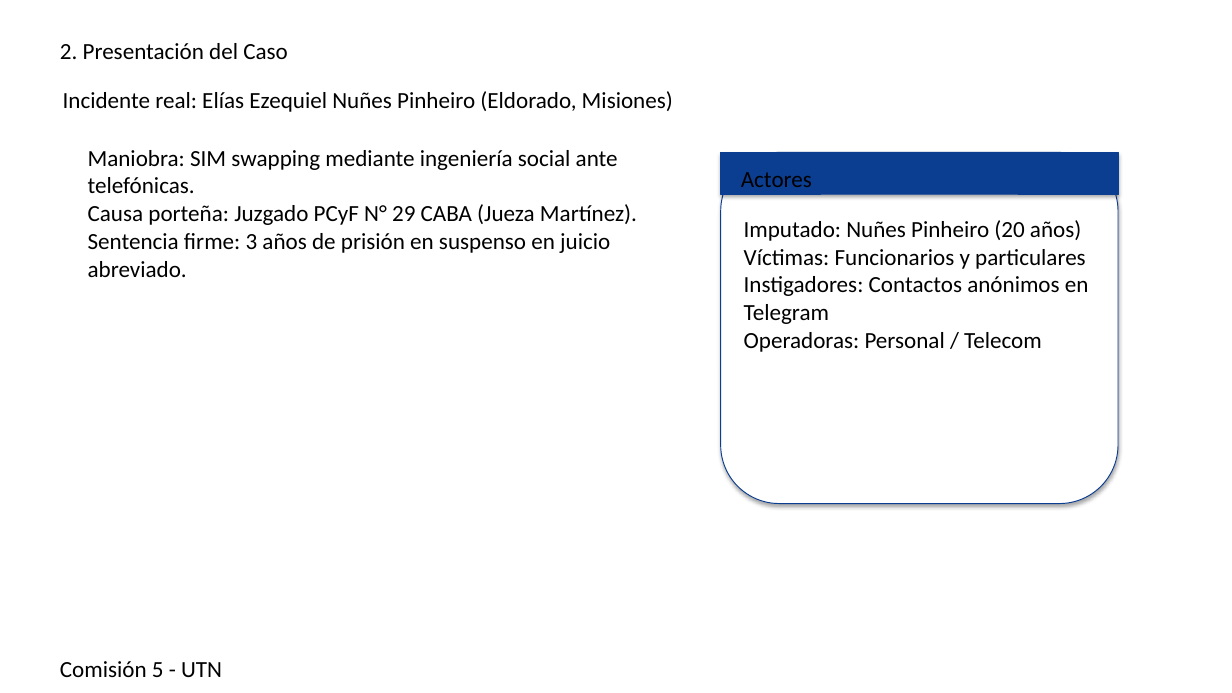
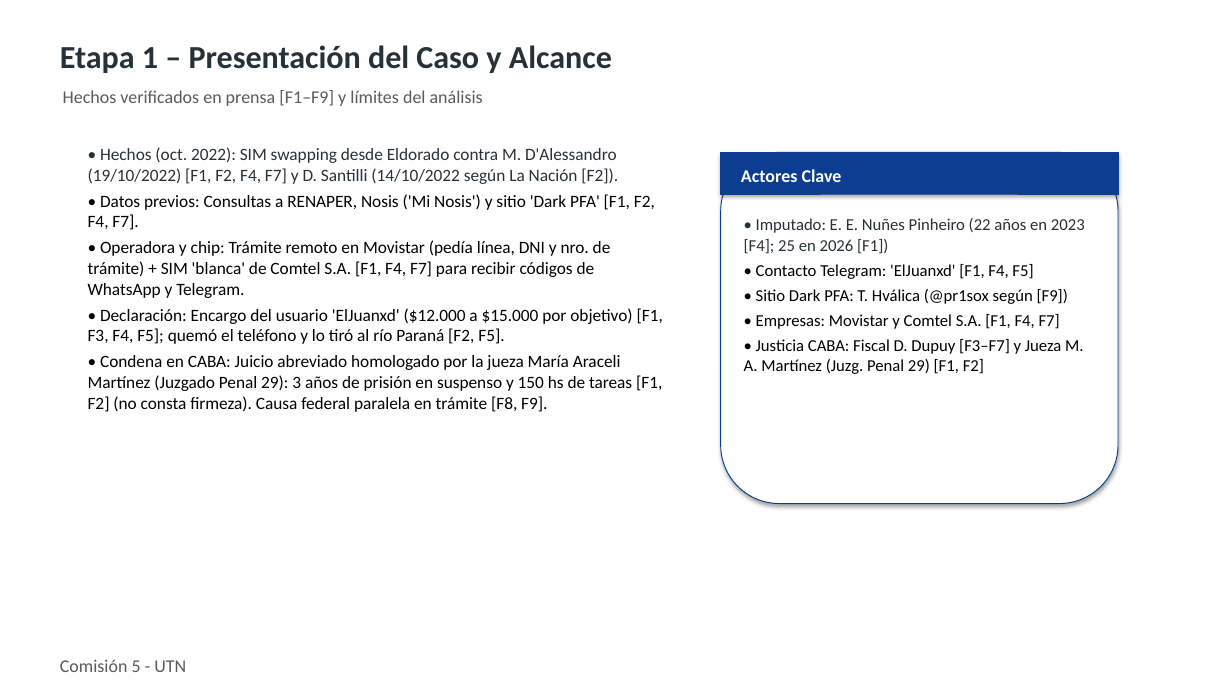
Before and after one commit to GonzaVega/TPI-Legislacion, a slide deck: slide 3 of resolucion-consignas/presentacion-y-guion/Presentacion_TPI_Eje1.pptx. Drawn at 1232x693 pixels with LibreOffice and Linux fonts; fonts in the diff are those of the drawing. Boxes give left, top, right and bottom in pixels: in the first picture for what was removed or moved away, otherwise in the second. Text is boxed around its words. In the diff, an @@ line names an element or a change of style, - is before the commit and + after.

```diff
--- a/resolucion-consignas/presentacion-y-guion/Presentacion_TPI_Eje1.pptx
+++ b/resolucion-consignas/presentacion-y-guion/Presentacion_TPI_Eje1.pptx
@@ text at [60,45,612,73]: text changed; size 18 to 25 pt; text colour #000000 to #263238; bold on @@
-2. Presentación del Caso
+Etapa 1 – Presentación del Caso y Alcance
@@ text at [63,90,483,106]: text changed; size 18 to 14 pt; text colour #000000 to #5A5A5A @@
-Incidente real: Elías Ezequiel Nuñes Pinheiro (Eldorado, Misiones)
+Hechos verificados en prensa [F1–F9] y límites del análisis
@@ text at [88,147,663,412]: text changed; size 18 to 13.5 pt @@
-Maniobra: SIM swapping mediante ingeniería social ante telefónicas.
-Causa porteña: Juzgado PCyF N° 29 CABA (Jueza Martínez).
-Sentencia firme: 3 años de prisión en suspenso en juicio abreviado.
+• Hechos (oct. 2022): SIM swapping desde Eldorado contra M. D'Alessandro (19/10/2022) [F1, F2, F4, F7] y D. Santilli (14/10/2022 según La Nación [F2]).
+• Datos previos: Consultas a RENAPER, Nosis ('Mi Nosis') y sitio 'Dark PFA' [F1, F2, F4, F7].
+• Operadora y chip: Trámite remoto en Movistar (pedía línea, DNI y nro. de trámite) + SIM 'blanca' de Comtel S.A. [F1, F4, F7] para recibir códigos de WhatsApp y Telegram.
+• Declaración: Encargo del usuario 'ElJuanxd' ($12.000 a $15.000 por objetivo) [F1, F3, F4, F5]; quemó el teléfono y lo tiró al río Paraná [F2, F5].
+• Condena en CABA: Juicio abreviado homologado por la jueza María Araceli Martínez (Juzgado Penal 29): 3 años de prisión en suspenso y 150 hs de tareas [F1, F2] (no consta firmeza). Causa federal paralela en trámite [F8, F9].
@@ text at [741,169,842,182]: text changed; size 18 to 14 pt; text colour #000000 to #FFFFFF; bold on @@
-Actores
+Actores Clave
@@ text at [744,218,1085,374]: text changed; size 18 to 13 pt @@
-Imputado: Nuñes Pinheiro (20 años)
-Víctimas: Funcionarios y particulares
-Instigadores: Contactos anónimos en Telegram
-Operadoras: Personal / Telecom
+• Imputado: E. E. Nuñes Pinheiro (22 años en 2023 [F4]; 25 en 2026 [F1])
+• Contacto Telegram: 'ElJuanxd' [F1, F4, F5]
+• Sitio Dark PFA: T. Hválica (@pr1sox según [F9])
+• Empresas: Movistar y Comtel S.A. [F1, F4, F7]
+• Justicia CABA: Fiscal D. Dupuy [F3–F7] y Jueza M. A. Martínez (Juzg. Penal 29) [F1, F2]
@@ text "Comisión 5 - UTN" at [60,659,186,672]: size 18 to 14 pt, text colour #000000 to #5A5A5A; more space between paragraphs @@
```
Also in this commit, not shown: 8 other slides changed, 1 slide added, 1 slide removed, 34 other files.
